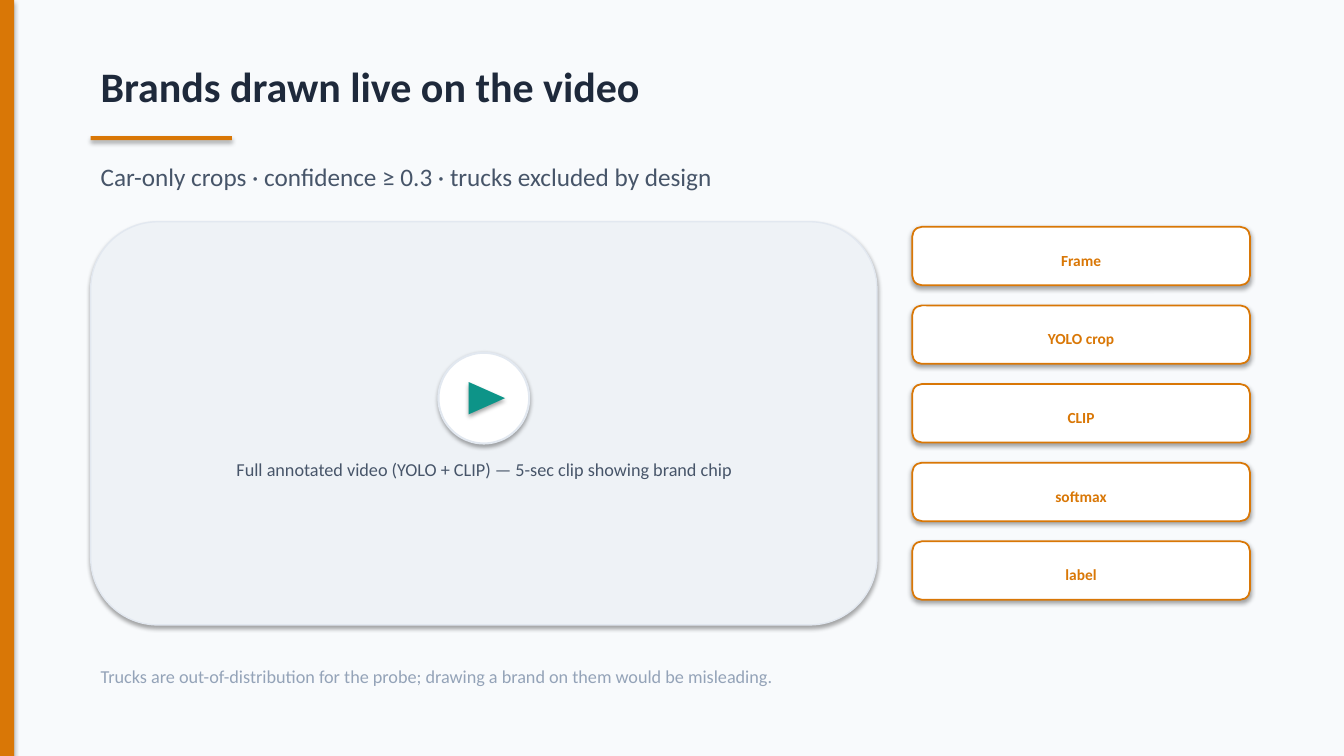
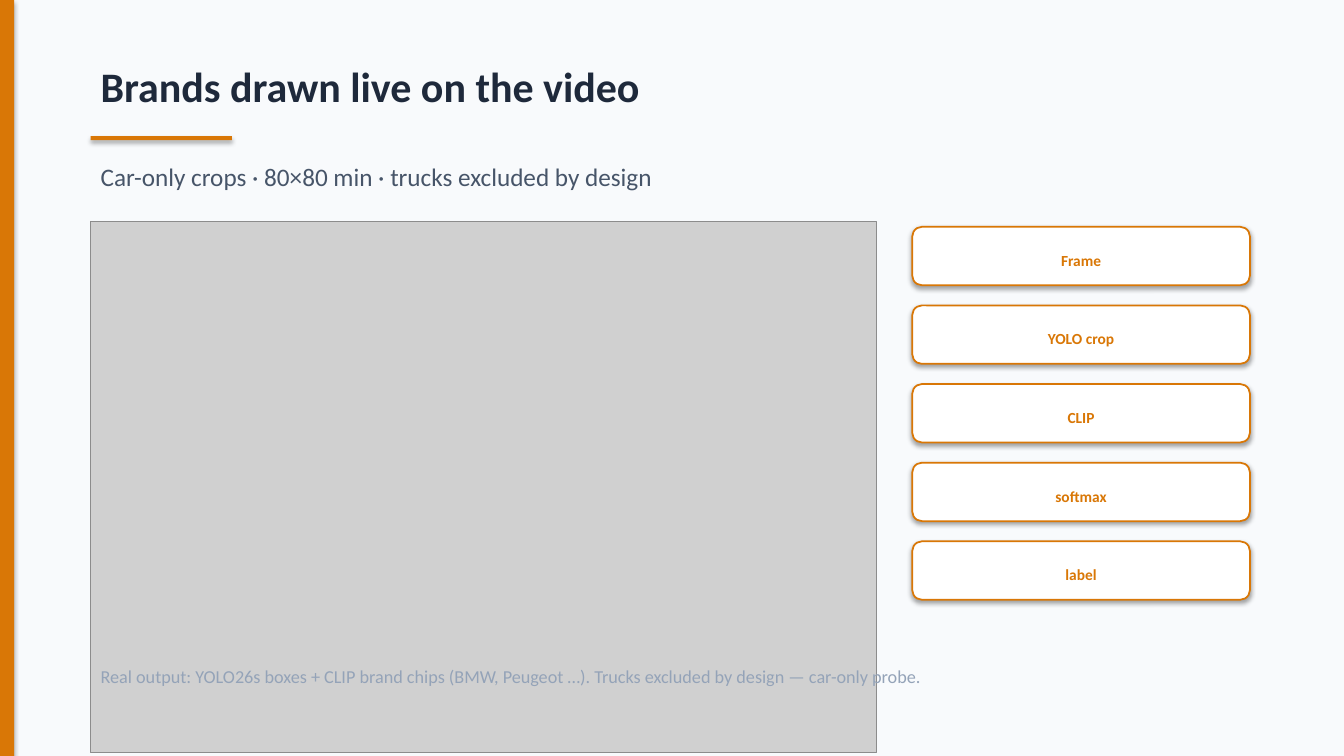
Before and after one commit to dydy2010/computer_vision_hslu_2026, a slide deck: slide 10 of Computer_Vision_Presentation.pptx. Drawn at 1344x756 pixels with LibreOffice and Linux fonts; fonts in the diff are those of the drawing; grey boxes stand for pictures. Boxes give left, top, right and bottom in pixels: in the first picture for what was removed or moved away, otherwise in the second. Text is boxed around its words. In the diff, an @@ line names an element or a change of style, - is before the commit and + after.

```diff
--- a/Computer_Vision_Presentation.pptx
+++ b/Computer_Vision_Presentation.pptx
@@ text at bbox=[101, 168, 651, 191]: text changed @@
-Car-only crops · confidence ≥ 0.3 · trucks excluded by design
+Car-only crops · 80×80 min · trucks excluded by design
@@ rounded rectangle removed at bbox=[91, 222, 877, 625] @@
@@ picture added at bbox=[91, 222, 877, 752] @@
@@ ellipse removed at bbox=[439, 353, 529, 444] @@
@@ triangle removed at bbox=[469, 382, 505, 414] @@
@@ text removed at bbox=[236, 463, 732, 479] @@
-Full annotated video (YOLO + CLIP) — 5-sec clip showing brand chip
@@ text at bbox=[101, 668, 920, 688]: text changed @@
-Trucks are out-of-distribution for the probe; drawing a brand on them would be misleading.
+Real output: YOLO26s boxes + CLIP brand chips (BMW, Peugeot …). Trucks excluded by design — car-only probe.
```
Also in this commit, not shown: 6 other slides changed, 12 other files.
